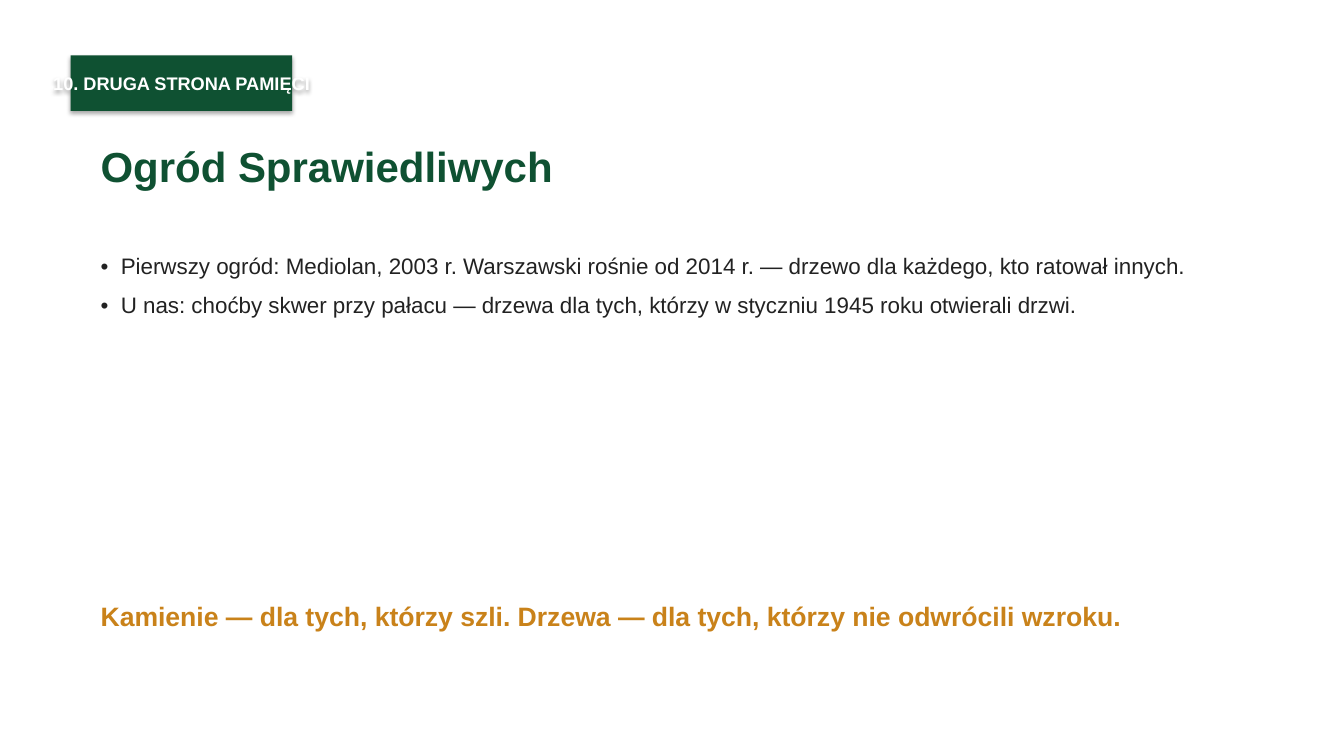
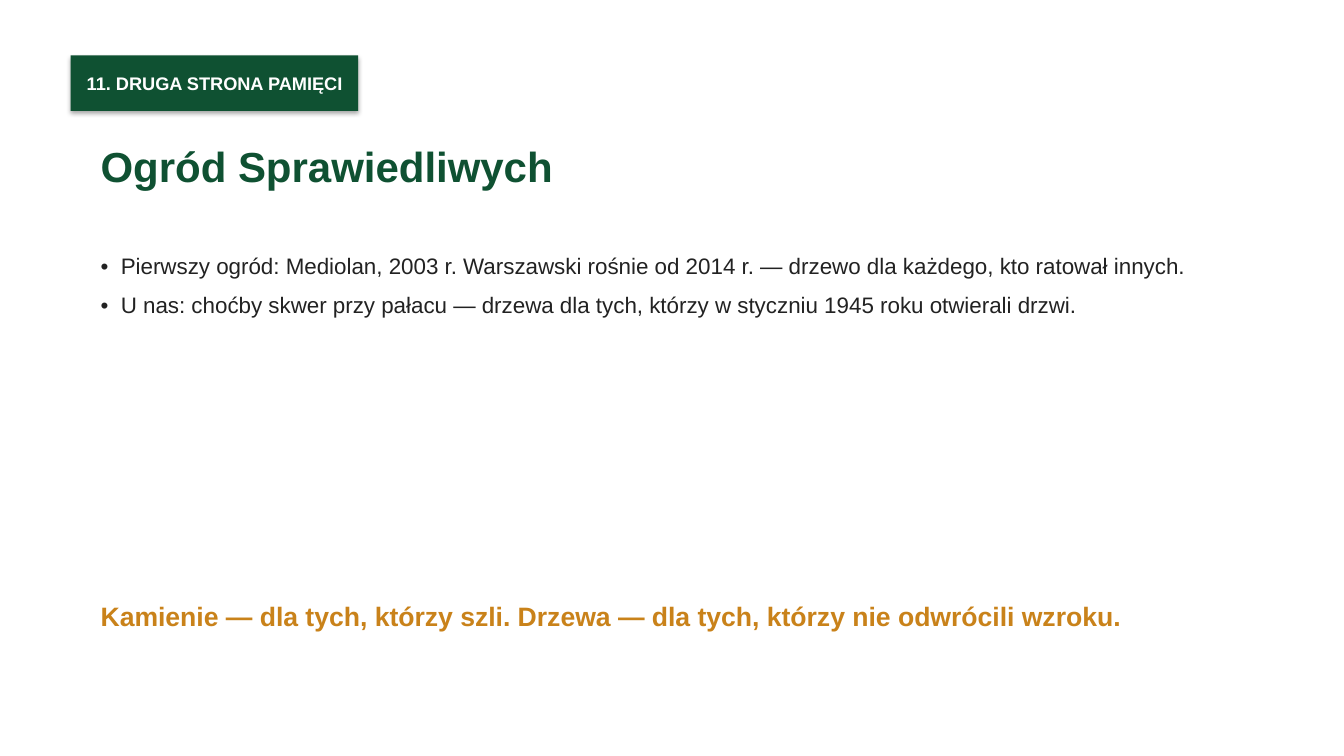
Before and after one commit to mszana-info/mszana, a slide deck: slide 15 of seminarium/prezentacja-muzeum-bez-scian.pptx (slide 14 before the commit). Drawn at 1344x756 pixels with LibreOffice and Linux fonts; fonts in the diff are those of the drawing. Boxes give left, top, right and bottom in pixels: in the first picture for what was removed or moved away, otherwise in the second. Text is boxed around its words. In the diff, an @@ line names an element or a change of style, - is before the commit and + after.

```diff
--- a/seminarium/prezentacja-muzeum-bez-scian.pptx
+++ b/seminarium/prezentacja-muzeum-bez-scian.pptx
@@ rectangle "11. DRUGA STRONA PAMIĘCI": place and size @@
-rectangle "11. DRUGA STRONA PAMIĘCI" at [71, 55, 292, 111]
+rectangle "11. DRUGA STRONA PAMIĘCI" at [71, 55, 358, 111]
@@ text in rectangle at [87, 77, 342, 94]: text changed @@
-10. DRUGA STRONA PAMIĘCI
+11. DRUGA STRONA PAMIĘCI
```
Also in this commit, not shown: 19 other slides changed, 1 slide added, 10 other files.
